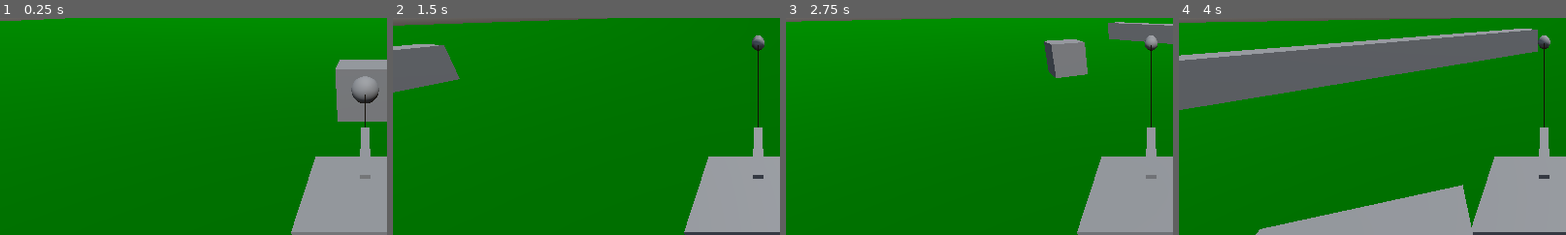
Above: before the commit, frames 1-4 (left to right).
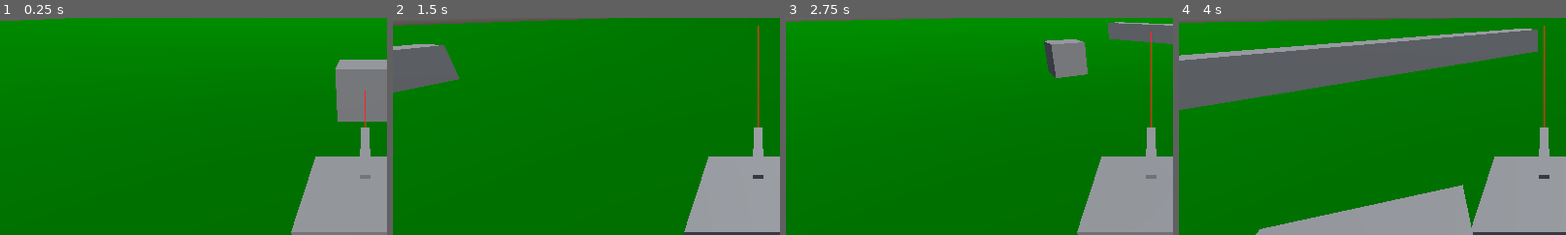
Above: after the commit, the same moments.

Repository: Jude010/godot_messing-around
Game: Godot game, scene res://world.tscn
Same seed, same stepped clock (60 frames per second), same inputs: the game is played once before the commit and once after it.
Inputs:
- Up to frame 1 (0.25 s): no input
- Up to frame 2 (1.5 s): tap Enter at 0.5 s; hold D (right) 0.53-1.28 s; hold E (E) 0.53-1.28 s; hold S (back) from 1.28 s (still down); tap E (E) at 1.35 s
- Up to frame 3 (2.75 s): release S (back) at 2.03 s; hold D (right) from 2.03 s (still down); hold Q (Q) from 2.03 s (still down); tap E (E) at 2.3 s
- Up to frame 4 (4 s): release D (right) at 2.78 s; release Q (Q) at 2.78 s; hold W (forward) 2.78-3.53 s; tap Space (shoot) at 2.85 s; tap E (E) at 3.05 s; hold A (left) from 3.53 s (still down); hold E (E) from 3.53 s (still down)
The pictures show only the part of the screen within x 3-53%, y 25-75%; the shares and areas given below are measured in that part.

The runs differ from the first frame. In frame 1, 0.5% of the frame differs, in the area x 90-98%, y 26-51%; in frame 2, 0.3%; in frame 3, 0.3%; in frame 4, 0.3%.

Commit message:
laser colour added

Diff:
--- a/Character_2.tscn
+++ b/Character_2.tscn
@@ -1,3 +1,25 @@
 [gd_scene format=3 uid="uid://ybs2n4mpays1"]
 
+[ext_resource type="Script" uid="uid://bn7j8bqootqq8" path="res://character_2.gd" id="1_jnpbt"]
+
+[sub_resource type="StandardMaterial3D" id="StandardMaterial3D_jnpbt"]
+albedo_color = Color(1, 0, 0, 1)
+
+[sub_resource type="ImmediateMesh" id="ImmediateMesh_ogg8d"]
+lightmap_size_hint = Vector2i(1, 1)
+
+[sub_resource type="SphereMesh" id="SphereMesh_jnpbt"]
+
 [node name="CharacterBody3D" type="CharacterBody3D" unique_id=30439754]
+script = ExtResource("1_jnpbt")
+mat = SubResource("StandardMaterial3D_jnpbt")
+
+[node name="DirectionalLight3D" type="DirectionalLight3D" parent="." unique_id=455383099]
+transform = Transform3D(-0.8660254, -0.43301278, 0.25, 0, 0.49999997, 0.86602545, -0.50000006, 0.75, -0.43301266, 0, 0, 0)
+shadow_enabled = true
+
+[node name="MeshInstance3D" type="MeshInstance3D" parent="." unique_id=1985820543]
+mesh = SubResource("ImmediateMesh_ogg8d")
+
+[node name="MeshInstance3D2" type="MeshInstance3D" parent="." unique_id=1248709293]
+mesh = SubResource("SphereMesh_jnpbt")
--- a/Laser.tscn
+++ b/Laser.tscn
@@ -2,31 +2,19 @@
 
 [ext_resource type="Script" uid="uid://ch12axt3arm8p" path="res://laser.gd" id="1_c4r1g"]
 
+[sub_resource type="StandardMaterial3D" id="StandardMaterial3D_c4r1g"]
+albedo_color = Color(1, 0, 0, 1)
+
 [sub_resource type="ImmediateMesh" id="ImmediateMesh_y3ayh"]
 
-[sub_resource type="StandardMaterial3D" id="StandardMaterial3D_c4r1g"]
-transparency = 1
-emission_enabled = true
-emission = Color(1, 0, 0, 1)
-
-[sub_resource type="SphereMesh" id="SphereMesh_c4r1g"]
-radius = 0.25
-height = 0.5
-
 [node name="RayCast3D" type="RayCast3D" unique_id=357473687]
-target_position = Vector3(0, 0, -10)
+target_position = Vector3(0, 0, -20)
 script = ExtResource("1_c4r1g")
+mat = SubResource("StandardMaterial3D_c4r1g")
 
 [node name="MeshInstance3D" type="MeshInstance3D" parent="." unique_id=1350958724]
 transform = Transform3D(1, 0, 0, 0, -4.371139e-08, -1, 0, 1, -4.371139e-08, 0, 0, 0)
 mesh = SubResource("ImmediateMesh_y3ayh")
-surface_material_override/0 = SubResource("StandardMaterial3D_c4r1g")
 
 [node name="Marker3D" type="Marker3D" parent="." unique_id=1144892395]
-transform = Transform3D(1, 0, 0, 0, 1, 0, 0, 0, 1, 0, -0.007183552, -3.5785015)
-
-[node name="MeshInstance3D3" type="MeshInstance3D" parent="." unique_id=1097587029]
-mesh = SubResource("SphereMesh_c4r1g")
-
-[node name="MeshInstance3D4" type="MeshInstance3D" parent="." unique_id=1153310928]
-mesh = SubResource("SphereMesh_c4r1g")
+transform = Transform3D(1, 0, 0, 0, 1, 0, 0, 0, 1, 0, 1.1894765, -3.5785015)
--- /dev/null
+++ b/character_2.gd
@@ -0,0 +1,30 @@
+@tool
+extends CharacterBody3D
+
+var mesh:ImmediateMesh
+@export var mat : StandardMaterial3D
+func _ready() -> void:
+	mesh = $MeshInstance3D.mesh
+
+
+func draw_laser() -> void:
+	mesh.clear_surfaces()
+	mesh.surface_begin(Mesh.PRIMITIVE_TRIANGLE_STRIP)
+	mesh.surface_set_uv(Vector2(1,1))
+	mesh.surface_set_normal(Vector3.UP)
+	mesh.surface_set_color(Color.RED)
+	mesh.surface_add_vertex(Vector3(0,0,0))
+	mesh.surface_set_uv(Vector2(1,0))
+	mesh.surface_set_normal(Vector3.UP)
+	mesh.surface_set_color(Color.RED)
+	mesh.surface_add_vertex(Vector3(1,1,1))
+	mesh.surface_set_uv(Vector2(0,1))
+	mesh.surface_set_normal(Vector3.UP)
+	mesh.surface_set_color(Color.RED)
+	mesh.surface_add_vertex(Vector3(0,2,0))
+	mesh.surface_end()
+	for i in range(mesh.get_surface_count()):
+		mesh.surface_set_material(i , mat)
+
+func _process(_delta: float) -> void:
+	draw_laser()
--- a/laser.gd
+++ b/laser.gd
@@ -2,6 +2,8 @@
 extends RayCast3D
 
 var mesh:ImmediateMesh
+
+@export var mat : StandardMaterial3D
 
 func _ready() -> void:
 	mesh = $MeshInstance3D.mesh
@@ -10,12 +12,16 @@
 func draw_laser(target_pos:Vector3) -> void:
 	mesh.clear_surfaces()
 	mesh.surface_begin(Mesh.PRIMITIVE_LINE_STRIP)
+	mesh.surface_set_normal(Vector3.FORWARD)
+	mesh.surface_set_color(Color.RED)
 	mesh.surface_add_vertex(Vector3(0,0,0))
-	mesh.surface_add_vertex(Vector3(target_pos))
+	mesh.surface_set_normal(Vector3.FORWARD)
+	mesh.surface_set_color(Color.RED)
+	mesh.surface_add_vertex(target_pos)
+	mesh.surface_end()
+	mesh.surface_set_material( 0 , mat)
 
-	mesh.surface_end()
-
-func _process(delta: float) -> void:
+func _process(_delta: float) -> void:
 	if Engine.is_editor_hint():
 		var pos = $Marker3D.position
 		draw_laser(Vector3(pos.x,pos.z,-pos.y))
@@ -23,9 +29,6 @@
 		var target_pos = get_collision_point()
 		var pos = to_local(target_pos)
 		draw_laser(Vector3(pos.x,pos.z,-pos.y))
-		$MeshInstance3D3.global_position = target_pos
-		$MeshInstance3D4.position = pos
 	else :
 		var pos = target_position
 		draw_laser(Vector3(pos.x,pos.z,-pos.y))
-		$MeshInstance3D3.position = pos
--- a/world.tscn
+++ b/world.tscn
@@ -10,6 +10,8 @@
 [sub_resource type="Environment" id="Environment_fj7yv"]
 background_mode = 2
 sky = SubResource("Sky_fj7yv")
+ambient_light_source = 3
+ambient_light_color = Color(1, 1, 1, 1)
 glow_enabled = true
 
 [sub_resource type="WorldBoundaryShape3D" id="WorldBoundaryShape3D_gv5m4"]
Not shown, added: character_2.gd.uid
